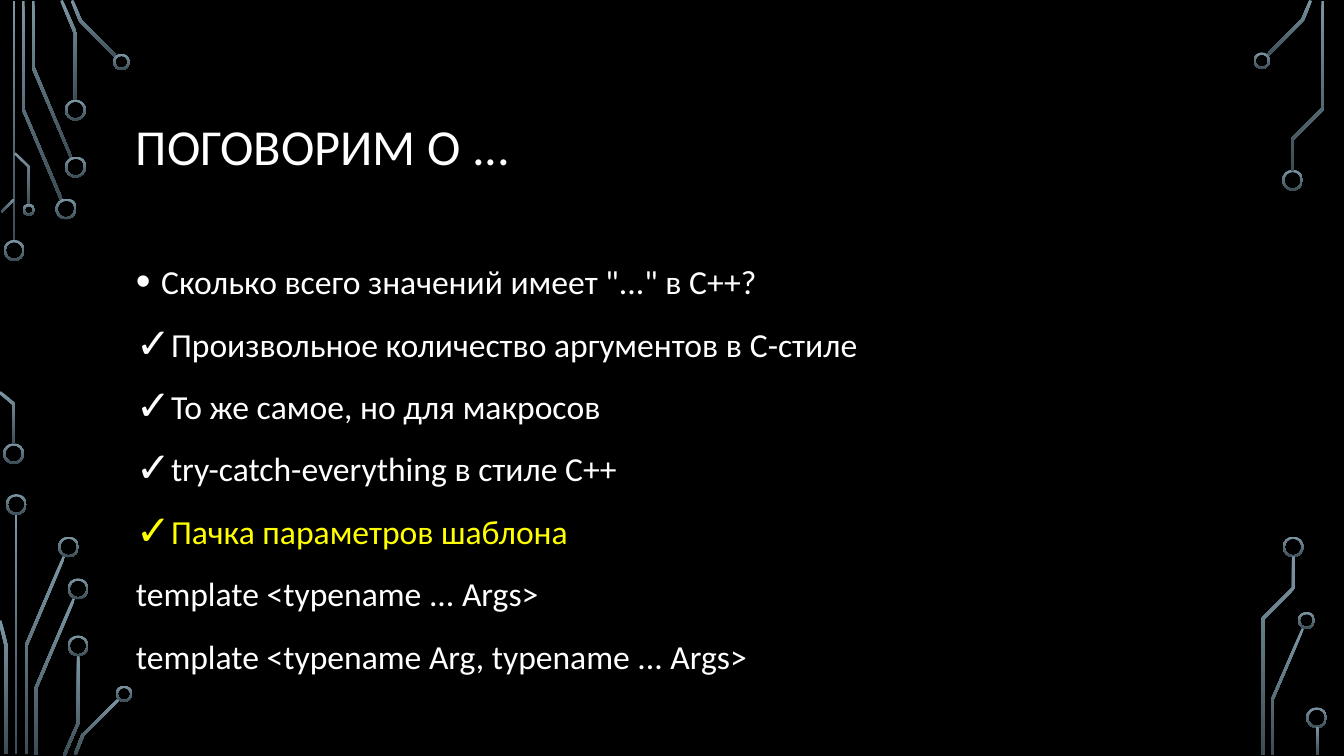
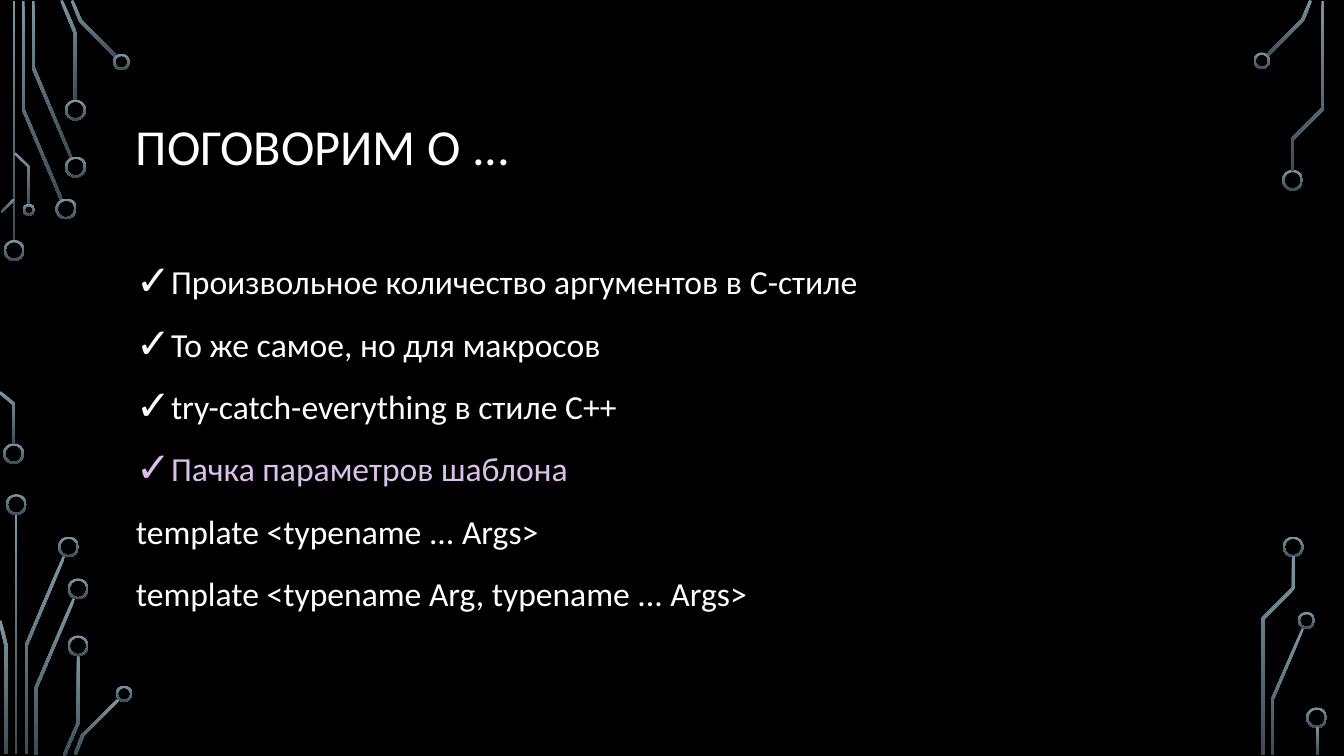
Before and after one commit to MIPT-ILab/cpp-lects-rus, a slide deck: slide 7 of slides/lec2-6-variadics.pptx (slide 6 before the commit). Drawn at 1344x756 pixels with LibreOffice and Linux fonts; fonts in the diff are those of the drawing; background and template pictures are left out. Boxes give left, top, right and bottom in pixels: in the first picture for what was removed or moved away, otherwise in the second. Text is boxed around its words. In the diff, an @@ line names an element or a change of style, - is before the commit and + after.

```diff
--- a/slides/lec2-6-variadics.pptx
+++ b/slides/lec2-6-variadics.pptx
@@ text at (161, 271, 756, 295): paragraph removed @@
-• Сколько всего значений имеет "..." в C++?
@@ text at (171, 458, 568, 487): text colour #FFFF00 to #DAC0EC in "Пачка параметров шаблона" @@
```
Also in this commit, not shown: 11 other slides changed, 31 slides added, 4 other files.
